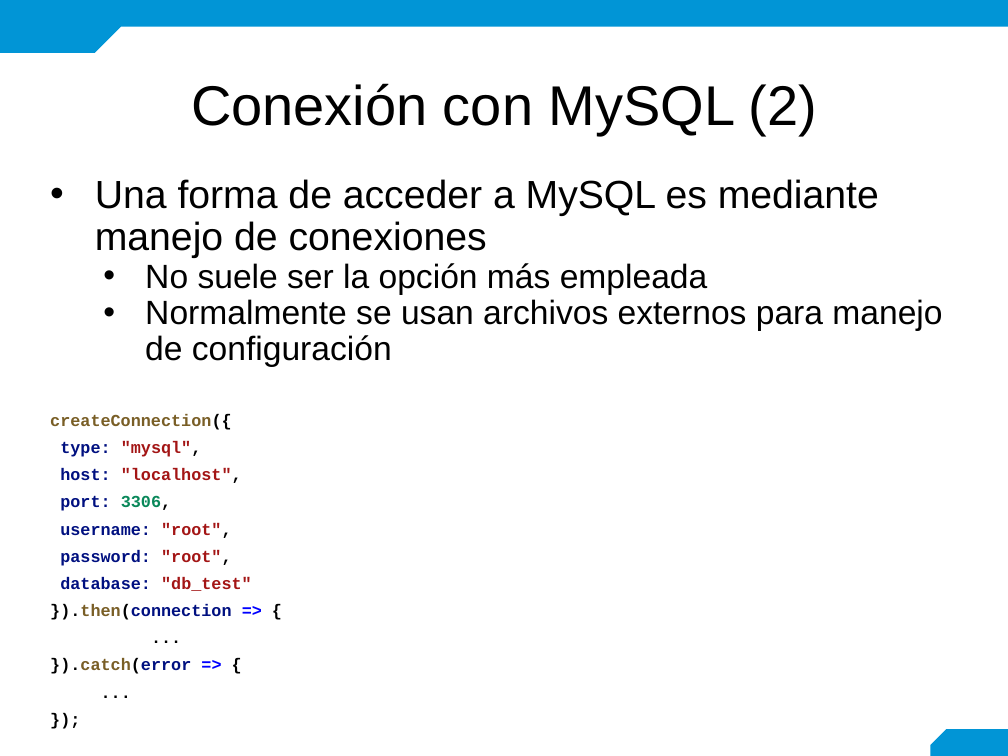
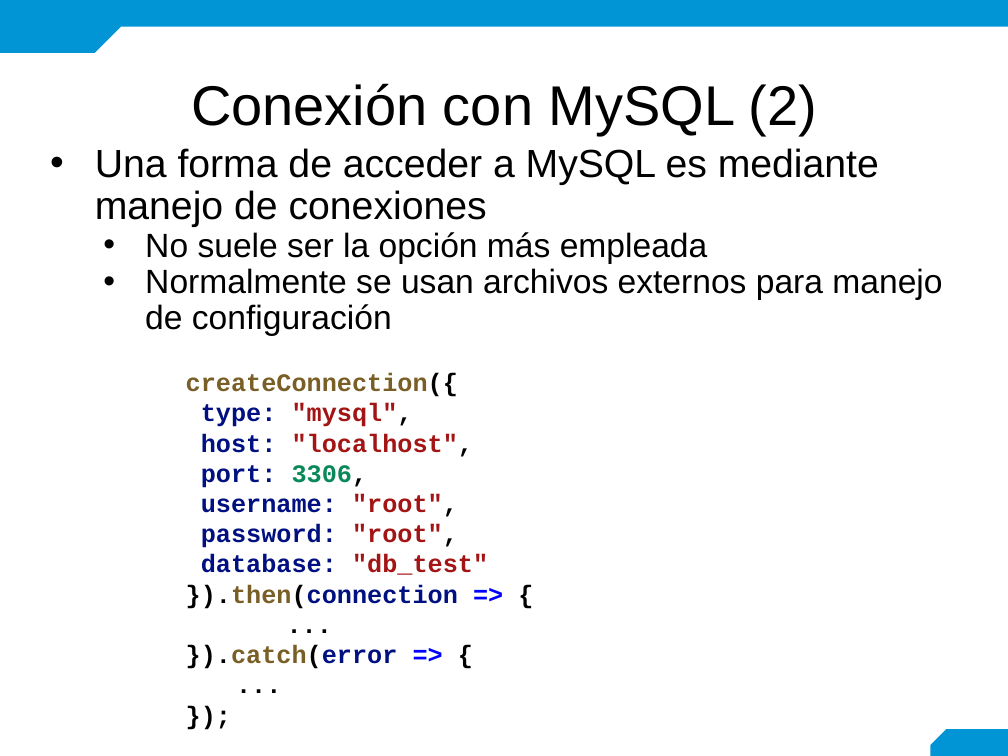
Before and after one commit to mariela21180/concesionaria, a slide deck: slide 11 of modulo6/6.1.1/- Teoria/6.1.1. Conexión API-DB.pptx. Drawn at 1008x756 pixels with LibreOffice and Linux fonts; fonts in the diff are those of the drawing; background and template pictures are left out. Boxes give left, top, right and bottom in pixels: in the first picture for what was removed or moved away, otherwise in the second. Text is boxed around its words. In the diff, an @@ line names an element or a change of style, - is before the commit and + after.

Commit message:
M6.1 - Teoria para imprimir

```diff
--- a/modulo6/6.1.1/- Teoria/6.1.1. Conexión API-DB.pptx
+++ b/modulo6/6.1.1/- Teoria/6.1.1. Conexión API-DB.pptx
@@ text "Una forma de acceder a ...": place and size @@
-text "Una forma de acceder a ..." at box(95, 179, 942, 367)
+text "Una forma de acceder a ..." at box(95, 148, 942, 336)
@@ text "createConnection({": place and size @@
-text "createConnection({" at box(50, 414, 252, 674)
+text "createConnection({" at box(186, 373, 488, 669)
@@ text "createConnection({" at box(186, 373, 488, 669): size 12 to 18 pt; line spacing 1.36 to 1 @@
```
Also in this commit, not shown: 12 other slides changed.
